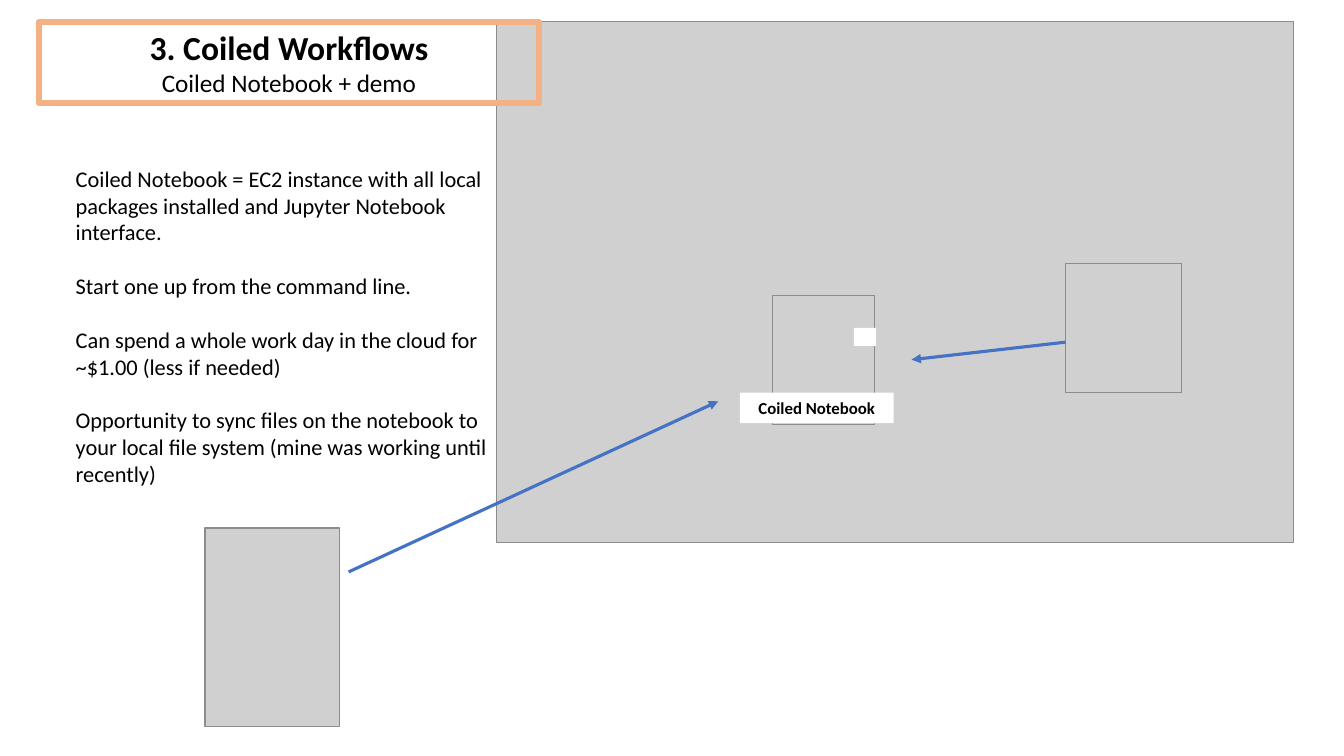
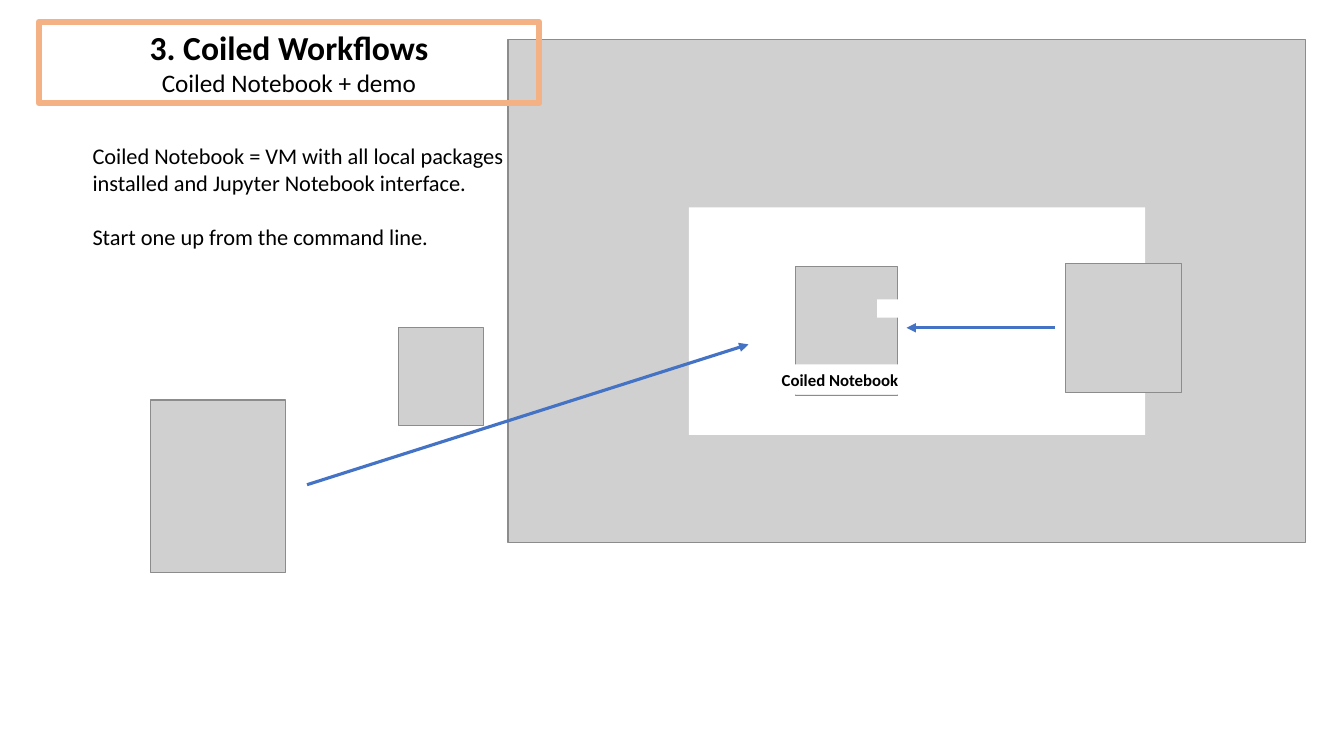
Before and after one commit to DeanHenze/cloud_earthdata, a slide deck: slide 17 of coiled/Coiled_presentation.pptx (slide 15 before the commit). Drawn at 1344x756 pixels with LibreOffice and Linux fonts; fonts in the diff are those of the drawing; grey boxes stand for pictures. Boxes give left, top, right and bottom in pixels: in the first picture for what was removed or moved away, otherwise in the second. Text is boxed around its words. In the diff, an @@ line names an element or a change of style, - is before the commit and + after.

```diff
--- a/coiled/Coiled_presentation.pptx
+++ b/coiled/Coiled_presentation.pptx
@@ picture: place and size @@
-picture at bbox=[497, 22, 1295, 543]
+picture at bbox=[508, 39, 1306, 542]
@@ text "Coiled Notebook = VM with ...": place and size @@
-text "Coiled Notebook = VM with ..." at bbox=[76, 171, 486, 486]
+text "Coiled Notebook = VM with ..." at bbox=[93, 148, 503, 249]
@@ text at bbox=[93, 148, 503, 195]: text changed @@
-Coiled Notebook = EC2 instance with all local packages installed and Jupyter Notebook interface.
+Coiled Notebook = VM with all local packages installed and Jupyter Notebook interface.
@@ rectangle added at bbox=[689, 208, 1145, 436], fill #FFFFFF @@
@@ 1 picture, 1 text, 1 rectangle: place and size @@
-1 picture, 1 text, 1 rectangle at bbox=[740, 295, 894, 424]
+1 picture, 1 text, 1 rectangle at bbox=[782, 267, 899, 396]
@@ picture added at bbox=[399, 328, 484, 425] @@
@@ arrow moved from (1066, 342) - (911, 360) to (1056, 328) - (906, 328) @@
@@ text at bbox=[76, 332, 486, 486]: paragraphs removed @@
-Can spend a whole work day in the cloud for ~$1.00 (less if needed)
-Opportunity to sync files on the notebook to your local file system (mine was working until recently)
@@ arrow moved from (349, 572) - (719, 401) to (308, 485) - (749, 345) @@
@@ picture: place and size @@
-picture at bbox=[205, 528, 339, 727]
+picture at bbox=[151, 400, 285, 573]
```
Also in this commit, not shown: 20 other slides changed, 7 slides added, 9 slides removed, 3 other files.
